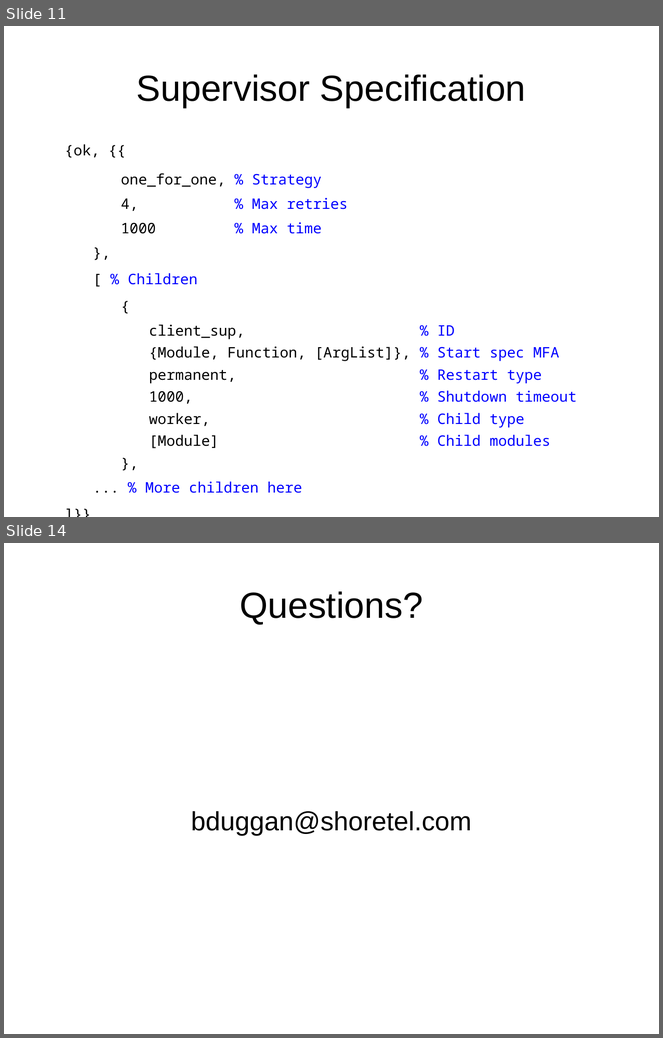
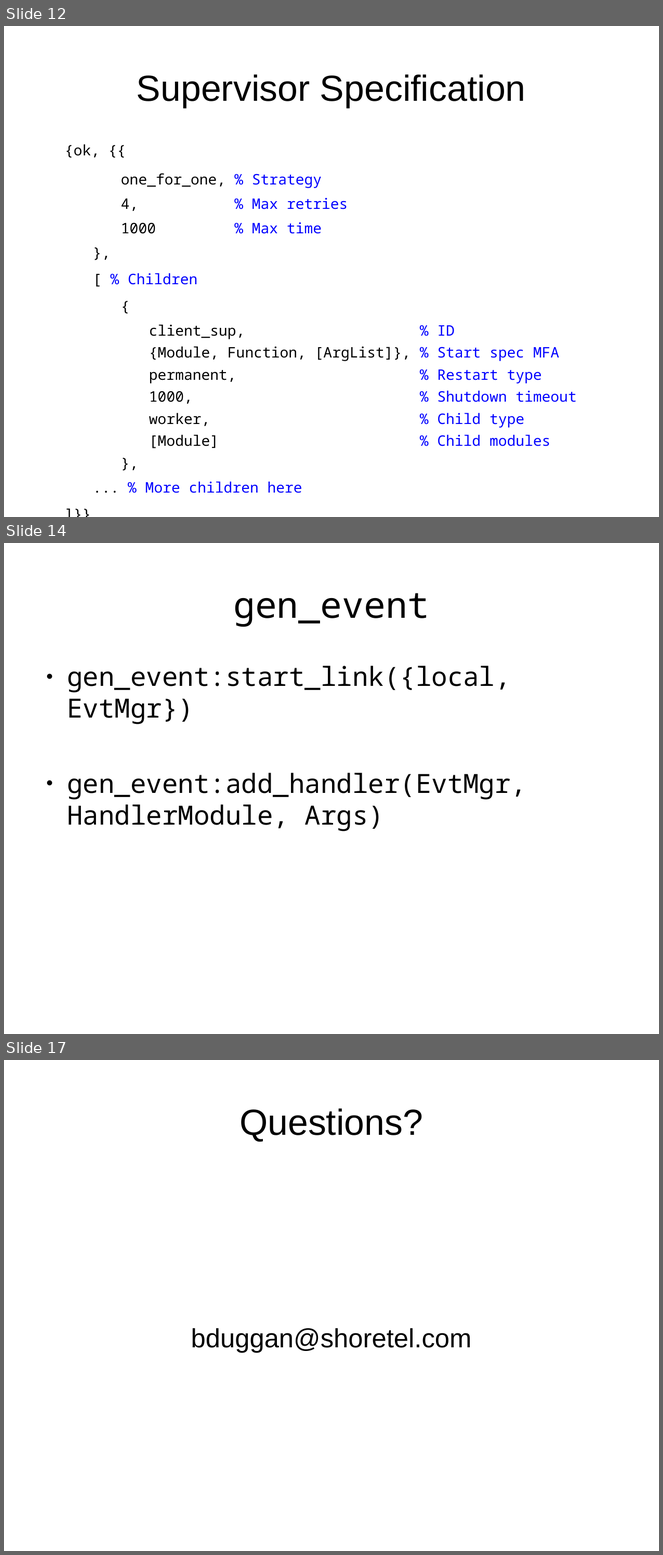
Before and after one commit to bernardd/OTPworkshop, a slide deck: Slides.odp. Shown one above the other, each under a label of ours: slides 11 and 14 before the commit, slides 12, 14 and 17 after it; the slides between them are not shown. The pictures are 663x1038 and 663x1555 pixels, drawn with LibreOffice and Linux fonts; fonts in the diff are those of the drawing. Boxes give left, top, right and bottom in pixels: in the first picture for what was removed or moved away, otherwise in the second. Text is boxed around its words. In the diff, an @@ line names an element or a change of style, - is before the commit and + after.

```diff
--- a/Slides.odp
+++ b/Slides.odp
@@ slide 14 added at (4, 543, 659, 1034), background #FFFFFF @@
@@ title added at (233, 593, 429, 627), 44 pt, text #000000 @@
+gen_event
@@ text added at (67, 666, 527, 832), 32 pt, text #000000 @@
+● gen_event:start_link({local, EvtMgr})
+● gen_event:add_handler(EvtMgr, HandlerModule, Args)
@@ what was slide 11 is now slide 12 @@
@@ what was slide 14 is now slide 17 @@
```
Also in this commit, not shown: 3 slides changed, 2 other slides added.
